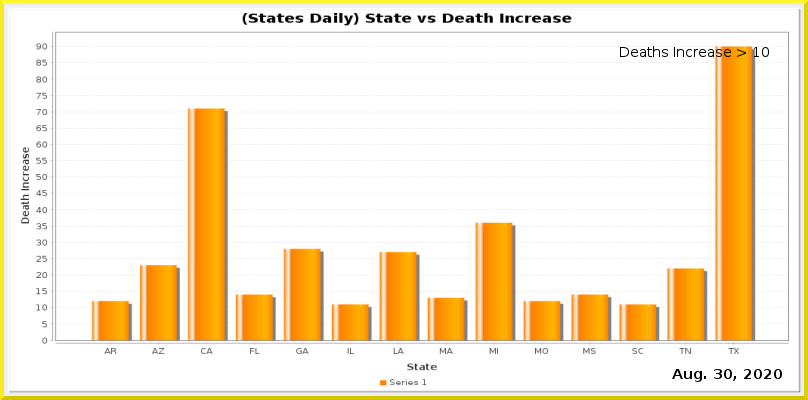
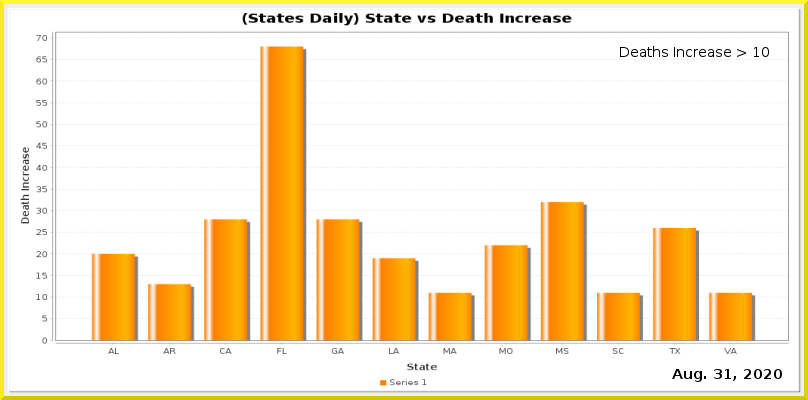
Layered file, before and after one edit (808 x 400). Changes by layer:
painted on "Current Date" over bbox(724, 369, 732, 379)
painted on "Date_vs_TestIncrease.png" over bbox(36, 35, 789, 354)
